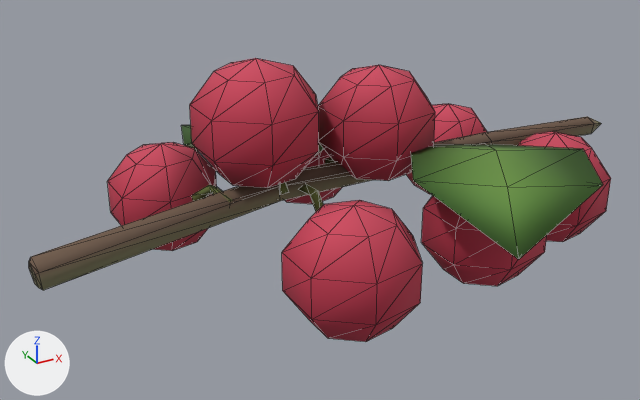
What one commit did to the glTF model assets/models/items/berries.glb.
Camera for both pictures: a 50 mm lens placed at (-0.0657, -0.1072, 0.0482), pointed at (-0.0064, 0.0007, -0.0057). The lights are fixed; the arrows at lower left show +X, +Y and +Z. The picture after the commit comes second. Mesh edges are drawn as thin lines. Vertices at exactly the same position are counted once.

In view in the first picture: 'berries'.
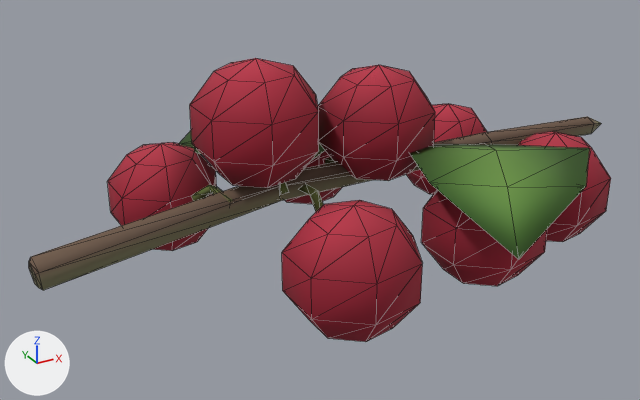
What the commit changed:
me_berries has 359 vertices, 626 faces and spans x -0.0498..0.0498, y -0.0352..0.0352, z -0.0173..0.0173.
me_berries is used by ob_berries; location (0.0, 0.0, 0.0).
Part 1, on me_berries:
Vertex 340 of me_berries moves from (0.0014, 0.0077, 0.0012) to (0.0023, 0.0074, 0.0013).
Vertex 344 of me_berries moves from (0.0053, 0.0195, 0.0001) to (0.0033, 0.0201, -0.0001).
Vertex 350 of me_berries moves from (0.0041, -0.0073, 0.0038) to (0.0033, -0.0068, 0.0039).
Vertex 354 of me_berries moves from (-0.0025, -0.0179, 0.0034) at pixel (413, 180) to (-0.0007, -0.019, 0.0031) at pixel (429, 182).
Part 2, on me_berries:
Vertex 342 of me_berries moves from (-0.0221, 0.0155, 0.0012) at pixel (183, 144) to (-0.0229, 0.0158, 0.0013) at pixel (178, 144).
Vertex 346 of me_berries moves from (-0.0182, 0.0273, 0.0001) at pixel (181, 125) to (-0.0161, 0.0266, -0.0001).
Part 3, on me_berries:
Vertex 352 of me_berries moves from (0.0251, -0.0204, 0.0038) at pixel (583, 148) to (0.0258, -0.0209, 0.0039) at pixel (589, 148).
Vertex 356 of me_berries moves from (0.0185, -0.031, 0.0034) at pixel (603, 184) to (0.0166, -0.0298, 0.0031) at pixel (586, 186).
me_berries part 4: 478 faces centred in x -0.0338..0.0399, y -0.0302..0.026, z -0.0161..0.0161 are repainted in the vertex colours; the middle colour goes from red #ba354b to red #9d1c32.

Changed parts and their boxes (x1, y1, x2, y2) in the pictures (640 x 400 px; the box of a moved part takes in the faces that stretch with it):
'berries', reshaped, recoloured: (29, 58, 611, 342) in both
part 1 of me_berries, moved or reshaped: before (314, 143, 519, 259); after (310, 143, 519, 259)
part 2 of me_berries, moved or reshaped: before (181, 125, 199, 152); after (179, 131, 202, 155)
part 3 of me_berries, moved or reshaped: before (488, 144, 603, 259); after (488, 144, 589, 259)
part 4 of me_berries, recoloured: (107, 58, 611, 342) in both
